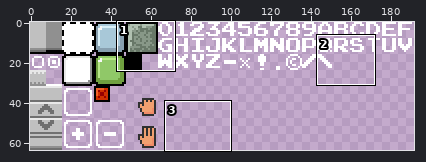
One commit to this sprite sheet: res/textures/ui_elements.png. The first picture is a wide view before the edit; the outline marks the close-up.
Close-up. Before the edit:
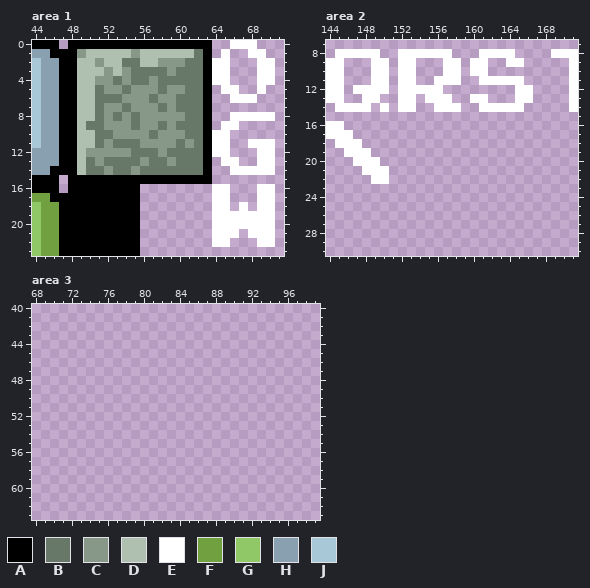
The file is 192x64 pixels. Shown: area 1: x 44..71, y 0..23; area 2: x 144..171, y 7..30; area 3: x 68..99, y 40..63.
Palette (. is transparent): A #000000  B #687868  C #889888  D #b0c0b0  E #ffffff  F #70a040  G #90c868  H #88a0b0  J #a8c8d8
Pixels before, area 1, first column x 44:
 0 AAA.AAAAAAAAAAAAAAAA..EEE..
 1 HHAAACDDDDDCDDDDDDBA.E..EE.
 2 JHHAADDCDDBBDDCCCBBAEE...EE
 3 JHHAADDDCDCBBBBCBBBAEE...EE
 4 JHHAADDCCBCBBCBBBBBAEE...EE
 5 JHHAADDBCCBCCCBCCBBA.EE..E.
 6 JHHAADDBBBCCCBCCBBBA..EEE..
 7 JHHAADDBCCBCCCBCBBBA.......
 8 JHHAADDBCBCBCCCCCBBA..EEEEE
 9 JHHAADBBCCCBCCBCBBBA.EE....
10 JHHAADDBBCCCCBCCCBBAEE.....
11 JHHAADDBCBBBCCCCBCBAEE..EEE
12 HHHAADCCCCCBBBCBBBBAEE...EE
13 HHHAADBCBBBBCBBCBBBA.EE..EE
14 HHAAADBBCBBCBBBBBBBA..EEEEE
15 AAA.AAAAAAAAAAAAAAAA.......
16 AAA.AAAAAAAA........EE...EE
17 FFAAAAAAAAAA........EE...EE
18 GFFAAAAAAAAA........EE.E.EE
19 GFFAAAAAAAAA........EEEEEEE
20 GFFAAAAAAAAA........EEEEEEE
21 GFFAAAAAAAAA........EEE.EEE
22 GFFAAAAAAAAA........EE...EE
23 GFFAAAAAAAAA...............
Pixels before, area 2, first column x 144:
 8 .EEEEE..EEEEEE...EEEE....EEE
 9 EE...EE.EE...EE.EE..EE.....E
10 EE...EE.EE...EE.EE.........E
11 EE...EE.EE..EEE..EEEEE.....E
12 EE.EEEE.EEEEE........EE....E
13 EE..EE..EE.EEE..EE...EE....E
14 .EEEE.E.EE..EEE..EEEEE.....E
15 ............................
16 EE..........................
17 EEE.........................
18 .EEE........................
19 ..EEE.......................
20 ...EEE......................
21 ....EEE.....................
22 .....EE.....................
The same view after the edit:
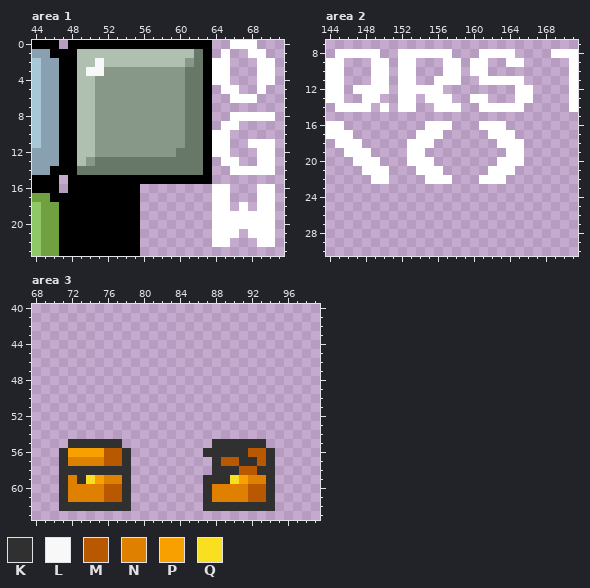
Colours new in this view: K #303030  L #f8f8f8  M #b85800  N #e08000  P #f8a000  Q #f8e020
From old to new:
Area 1:
The edit turns colour C into colour B in row 11 at x 61; in row 13 at x 51, 56 and 59; in row 14 at x 52 and 55.
The edit turns colour D into colour B in row 14 at x 49.
The edit turns colour B into colour C in row 2 at x 61; in row 3 at x 55 to 58 and 60; in row 4 at x 53, 55 to 56 and 58 to 60; in row 5 at x 51, 54 and 58; in row 6 at x 51 to 53, 57 and 60; in row 7 at x 51, 54, 58 and 60.
The edit turns colour B into colour C in row 8 at x 51, 53 and 55; in row 9 at x 51, 55, 58 and 60; in row 10 at x 51 to 52 and 57; in row 11 at x 51, 53 to 55 and 60; in row 12 at x 55 to 57 and 59; in row 13 at x 50.
The edit turns colour D into colour C in row 3 at x 53.
The edit turns colour B into colour D in row 2 at x 54 to 55; in row 9 at x 50.
The edit turns colour C into colour D in row 1 at x 49 and 55; in row 2 at x 58 to 60; in row 12 at x 50.
The edit turns colour C into colour L in row 2 at x 51.
The edit turns colour D into colour L in row 3 at x 50 to 51.
Area 2:
There is now colour E in row 16 at x 155 to 157 and 161 to 163; in row 17 at x 154 to 156 and 162 to 164; in row 18 at x 153 to 155 and 163 to 165; in row 19 at x 153 to 154 and 164 to 165; in row 20 at x 153 to 155 and 163 to 165; in row 21 at x 154 to 156 and 162 to 164.
There is now colour E in row 22 at x 155 to 157 and 161 to 163.
Area 3:
There is now colour K in row 55 at x 72 to 77 and 88 to 93; in row 56 at x 71, 78, 87 to 91 and 94; in row 57 at x 71, 78, 88, 91 to 92 and 94; in row 58 at x 71 to 78, 88 to 90 and 93 to 94; in row 59 at x 71, 73, 78, 87 to 89 and 94; in rows 60 to 61 at x 71, 78, 87 and 94.
There is now colour K in row 62 at x 71 to 78 and 87 to 94.
There is now colour M in row 56 at x 76 to 77 and 92 to 93; in row 57 at x 76 to 77, 89 to 90 and 93; in row 58 at x 91 to 92; in rows 60 to 61 at x 76 to 77 and 92 to 93.
There is now colour N in row 57 at x 72 to 75; in row 59 at x 72, 76 to 77 and 92 to 93; in rows 60 to 61 at x 72 to 75 and 88 to 91.
There is now colour P in row 56 at x 72 to 75; in row 59 at x 75 and 91.
There is now colour Q in row 59 at x 74 and 90.
Boxes around the changes in both close-ups, in picture pixels (x1, y1, x2, y2):
changed: (77, 49, 194, 175)
added: (407, 121, 524, 184)
added: (59, 439, 131, 511)
added: (203, 439, 275, 511)
